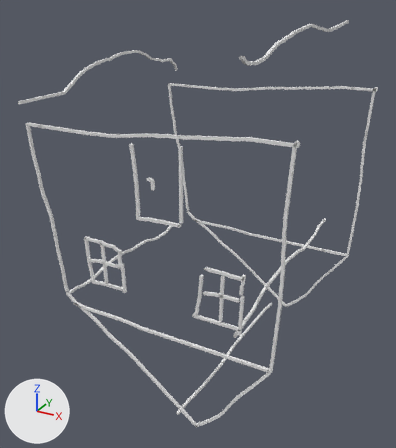
An edit to the Blender file object_creation.blend, drawn before and after from the same camera.
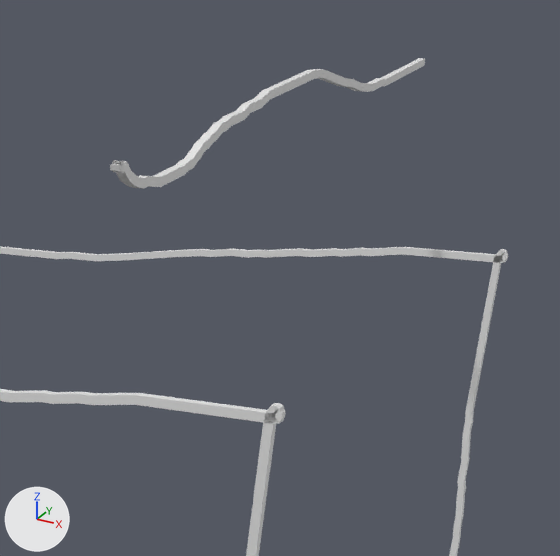
Old and new are each drawn whole from a camera (50 mm lens) standing at (43.9, -71.2, 43.4) and looking at (-8.0, 23.2, -3.8) and again close up on the part from 51% to 100% of the width and 0% to 43% of the height. Every picture has the same lights, and +X, +Y and +Z are marked at lower left.

The first close-up shows 'New Object.010', 'New Object.029', 'New Object.032'.
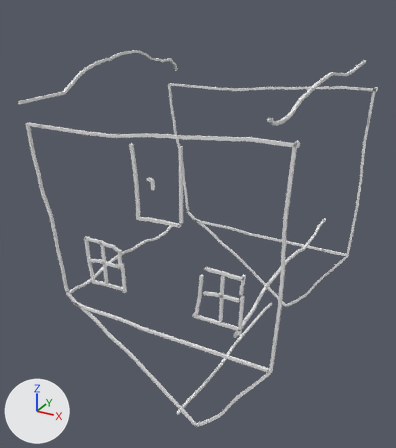
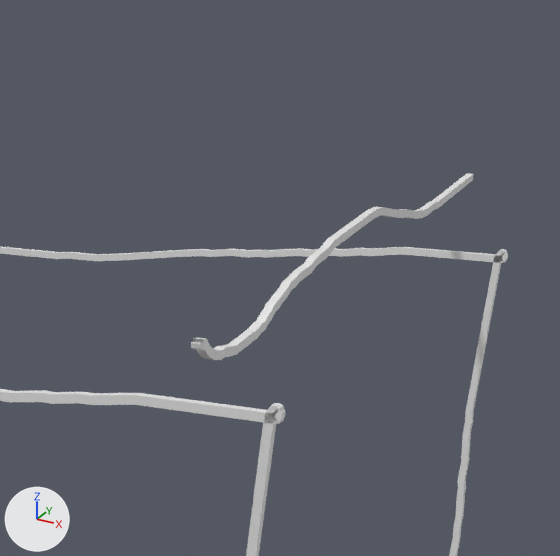
Where the change shows, as pixel boxes [x1, y1, x2, y2] in the close-ups (560 x 556 px):
'New Object.029', moved
    before: [110, 58, 425, 189]
    after: [191, 173, 473, 360]

Diff of the bpy script that builds the scene:
```diff
--- a/object_creation.blend.py
+++ b/object_creation.blend.py
@@ ob_new_object_029 @@
 ob_new_object_029 = bpy.data.objects.new('New Object.029', me_new_mesh_729)
-ob_new_object_029.location = (0.0, 0.0, 0.0)
+ob_new_object_029.location = (4.64, 0.0, -8.19)
 _m = ob_new_object_029.modifiers.new('skin', 'SKIN')
```
